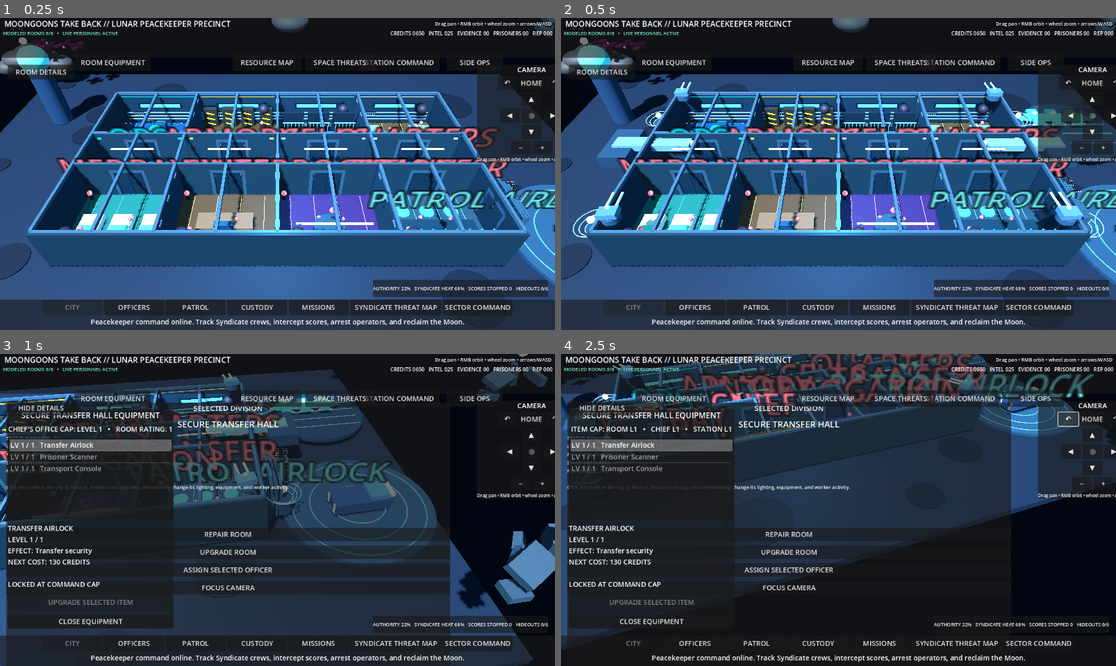
Above: before the commit, frames 1-4 (two rows, left to right).
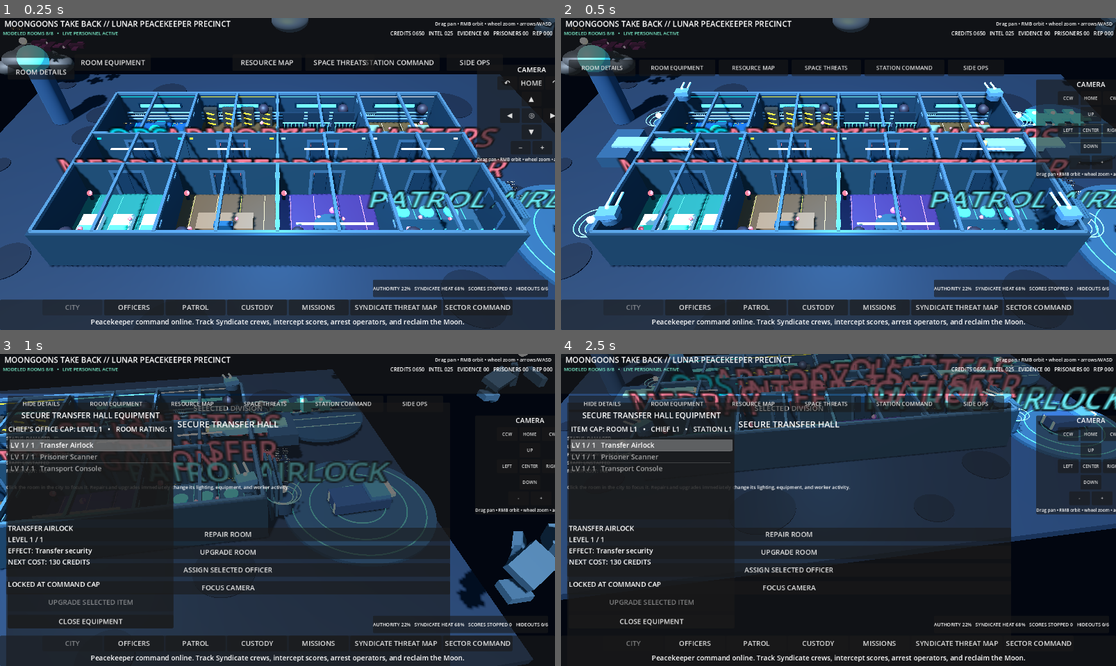
Above: after the commit, the same moments.

Repository: POTD725/MoonGoons-Take-Back
Game: Godot game, scene res://scenes/LivingPrecinct.tscn
Same seed, same stepped clock (60 frames per second), same inputs: the game is played once before the commit and once after it.
Inputs (mouse positions are in pixels of both pictures, inside the frame that each line leads up to):
- Up to frame 1 (0.25 s): no input
- Up to frame 2 (0.5 s): no input
- Up to frame 3 (1 s): tap Enter at 0.5 s; move the mouse to (399, 494) at 0.52 s; hold D from 0.53 s (still down); tap Q at 0.6 s; click (399, 494) at 0.67 s; tap Space at 0.77 s
- Up to frame 4 (2.5 s): release D at 1.25 s; drag from (727, 525) to (810, 572) at 1.27 s; click (1066, 419) at 2 s, where only the run before the commit has a clickable "↶"

Frame 1 is identical in both runs. In frame 2, 3.7% of the frame differs, in the area x 1-100%, y 13-52%; in frame 3, 3.1%; in frame 4, 19%, in the area x 0-100%, y 0-96%.

Commit message:
Attach web precinct backdrop and HUD repair

Diff:
--- a/scenes/LivingPrecinct.tscn
+++ b/scenes/LivingPrecinct.tscn
@@ -13,9 +13,24 @@
 [ext_resource type="Script" path="res://scripts/progression_ui_bootstrap.gd" id="11_bootstrap"]
 [ext_resource type="Script" path="res://scripts/resource_harvesting_layer.gd" id="12_resources"]
 [ext_resource type="Script" path="res://scripts/space_syndicate_threats_ui.gd" id="13_threats"]
+[ext_resource type="Script" path="res://scripts/living_precinct_web_backdrop.gd" id="14_web_backdrop"]
+[ext_resource type="Script" path="res://scripts/living_precinct_web_layout_fix.gd" id="15_web_layout"]
 
 [node name="LivingMoonGoonsPrecinct" type="Node3D"]
 script = ExtResource("1_living")
+
+[node name="PrecinctWebBackdropLayer" type="CanvasLayer" parent="."]
+layer = -20
+
+[node name="PrecinctWebBackdrop" type="Control" parent="PrecinctWebBackdropLayer"]
+layout_mode = 3
+anchors_preset = 15
+anchor_right = 1.0
+anchor_bottom = 1.0
+grow_horizontal = 2
+grow_vertical = 2
+mouse_filter = 2
+script = ExtResource("14_web_backdrop")
 
 [node name="VisualPolish" type="Node" parent="."]
 script = ExtResource("2_polish")
@@ -53,3 +68,6 @@
 
 [node name="SpaceThreatOperations" type="Node" parent="."]
 script = ExtResource("13_threats")
+
+[node name="WebLayoutRepair" type="Node" parent="."]
+script = ExtResource("15_web_layout")
Not shown: 1 places in scenes/LivingPrecinct.tscn that only renumber resources
